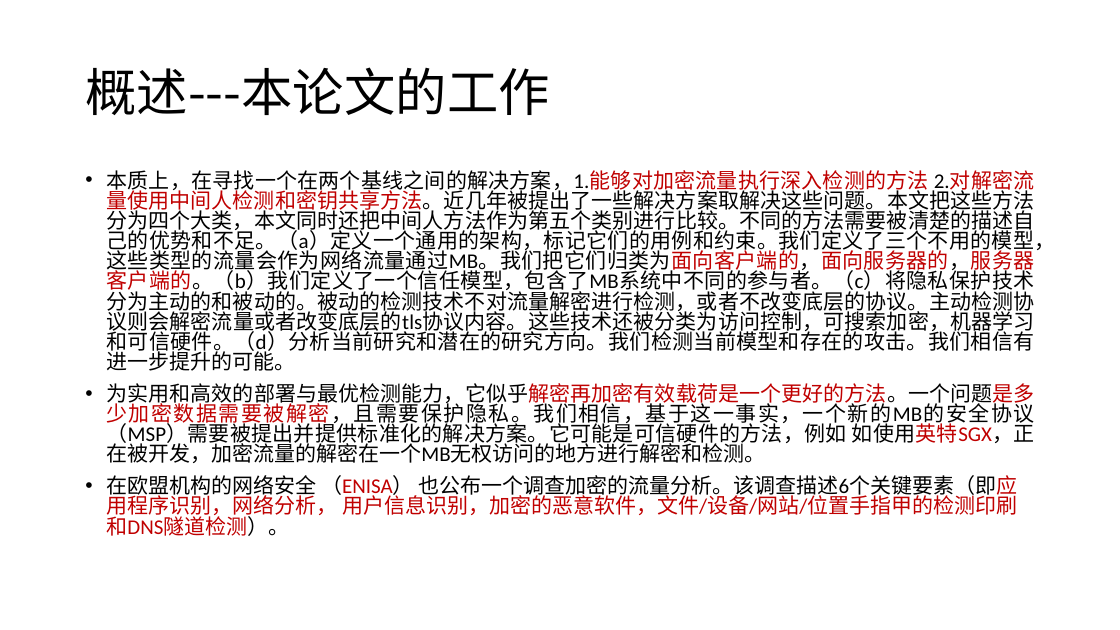
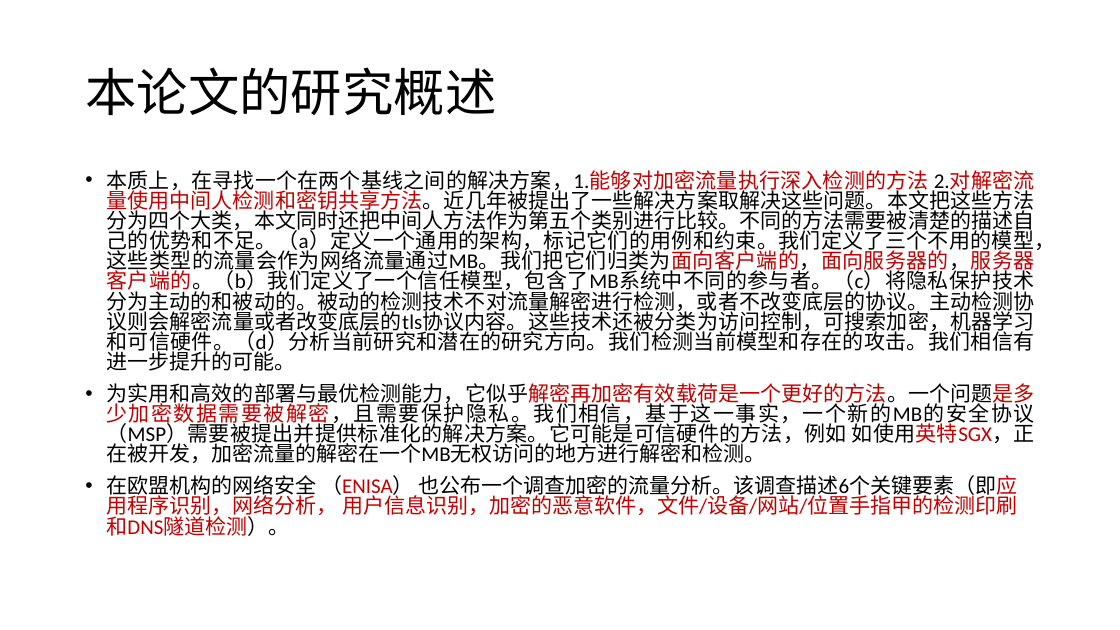
Before and after one commit to mikami-yua/security_papers, a slide deck: slide 8 of 深度包检测.pptx (slide 15 before the commit). Drawn at 1120x630 pixels with LibreOffice and Linux fonts; fonts in the diff are those of the drawing. Boxes give left, top, right and bottom in pixels: in the first picture for what was removed or moved away, otherwise in the second. Text is boxed around its words. In the diff, an @@ line names an element or a change of style, - is before the commit and + after.

```diff
--- a/深度包检测.pptx
+++ b/深度包检测.pptx
@@ title at [85, 67, 496, 115]: text changed @@
-概述---本论文的工作
+本论文的研究概述
```
Also in this commit, not shown: 32 other slides changed, 9 slides added, 8 slides removed, 19 other files.
